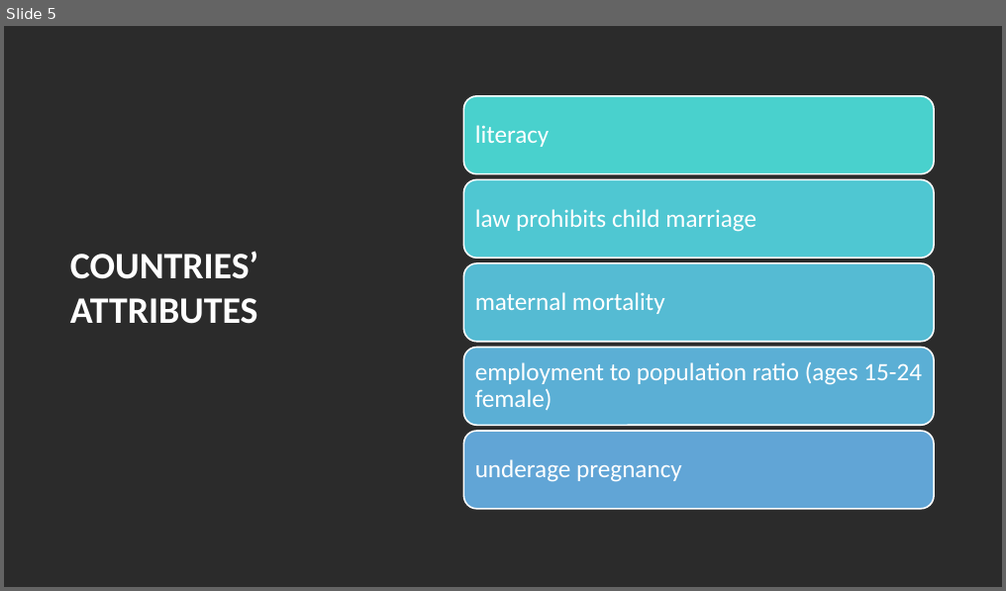
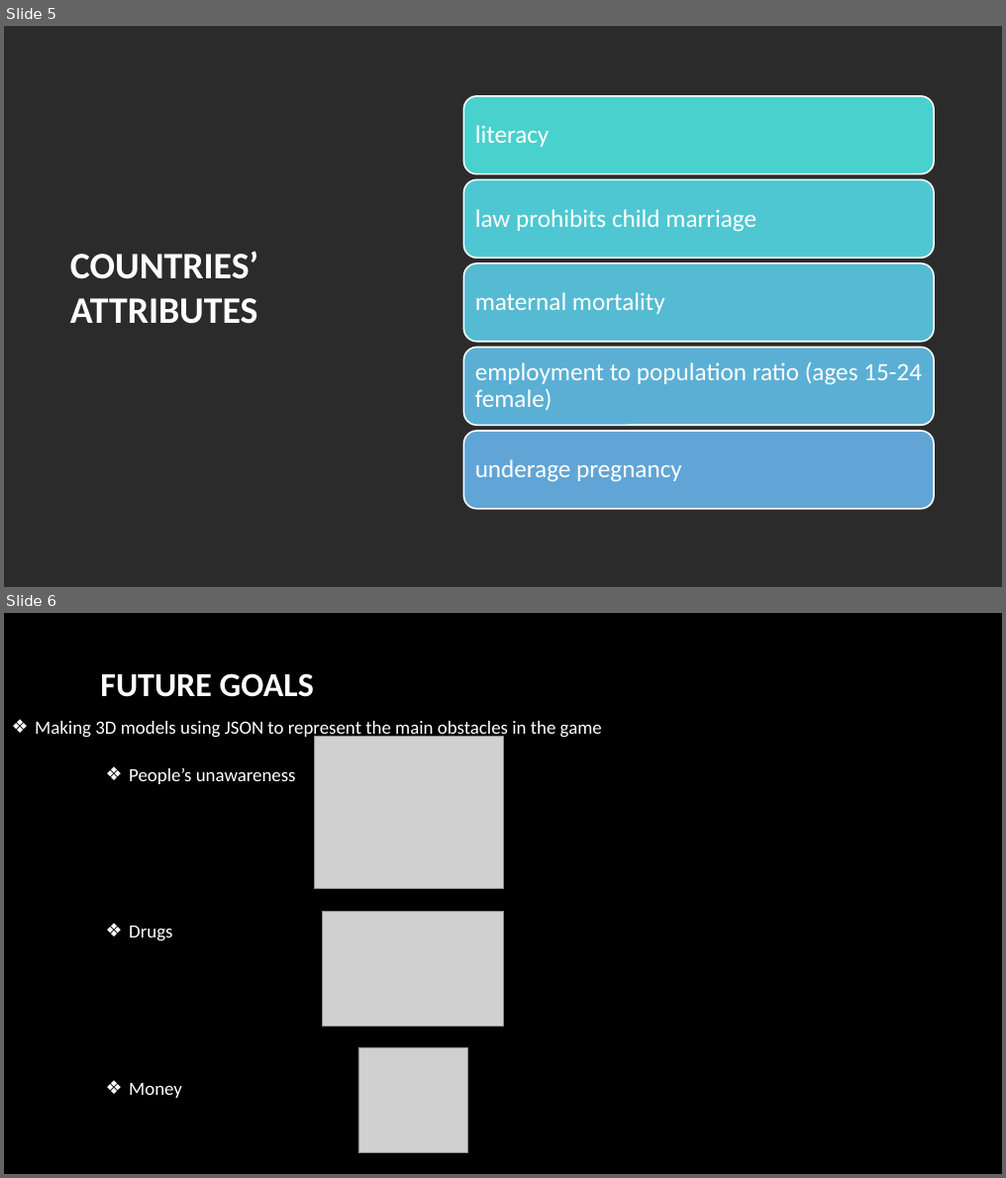
Before and after one commit to glasgow2017/team-5, a slide deck: codeforhood.pptx. Shown one above the other, each under a label of ours: slide 5 before the commit, slides 5 and 6 after it. The pictures are 1006x591 and 1006x1178 pixels, drawn with LibreOffice and Linux fonts; fonts in the diff are those of the drawing; grey boxes stand for pictures; background and template pictures are left out; a plain dark background stands for a picture behind light text. Boxes give left, top, right and bottom in pixels: in the first picture for what was removed or moved away, otherwise in the second. Text is boxed around its words. In the diff, an @@ line names an element or a change of style, - is before the commit and + after.

Commit message:
hello, early birdsPlease enter the commit message for your changes. Lines starting

```diff
--- a/codeforhood.pptx
+++ b/codeforhood.pptx
@@ slide 6 added at [4,613,1002,1174], background picture (left out) @@
@@ title added at [100,673,314,697], 32.4 pt, text #FFFFFF, bold @@
+FUTURE GOALS
@@ text added at [35,721,602,739], 18 pt, text #FFFFFF @@
+❖ Making 3D models using JSON to represent the main obstacles in the game
@@ picture added at [315,736,503,888] @@
@@ text added at [129,768,296,1098], 18 pt, text #FFFFFF @@
+❖ People’s unawareness
+❖ Drugs
+❖ Money
@@ picture added at [323,912,503,1026] @@
@@ picture added at [358,1048,468,1154] @@
```
